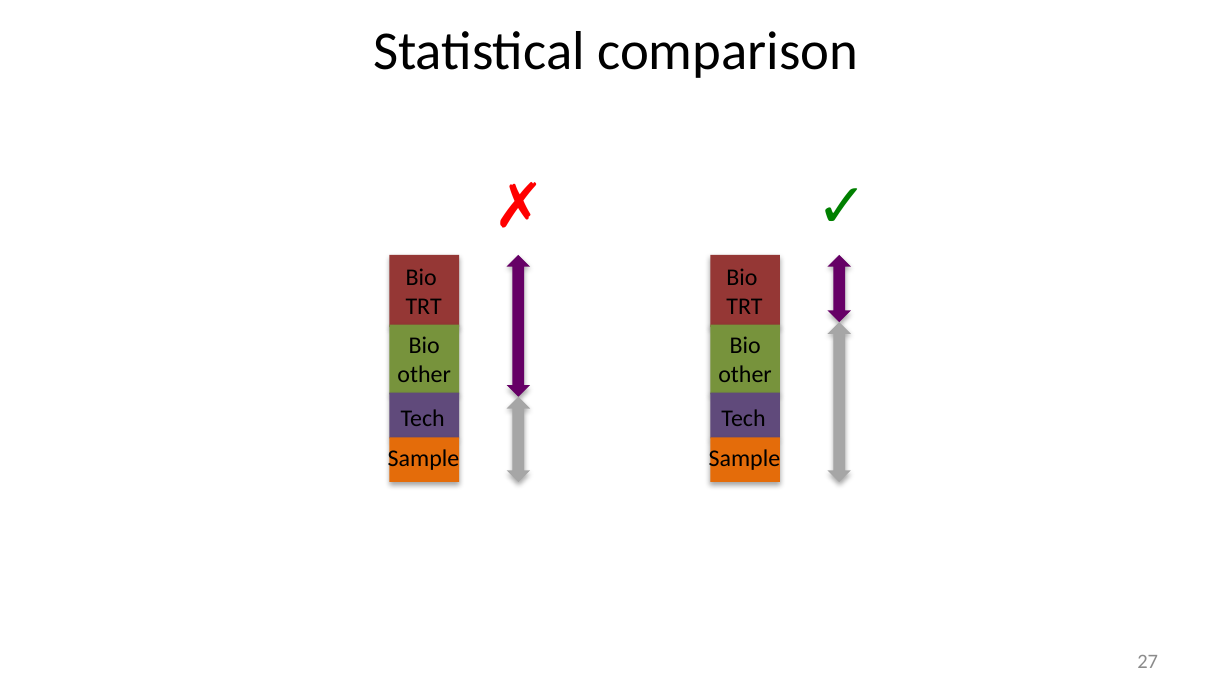
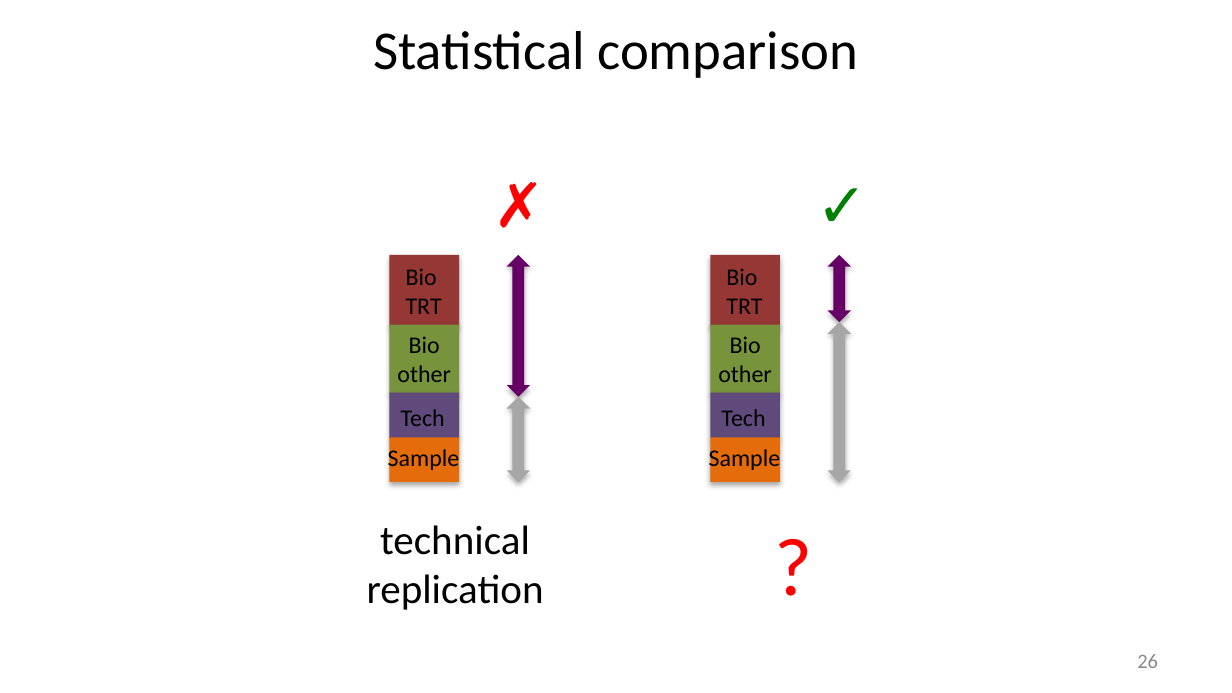
Before and after one commit to liu3zhenlab/teaching, a slide deck: slide 26 of RNA-Seq-Workshop/2026/lectures/IGF26_RNA-seq.pptx (slide 27 before the commit). Drawn at 1232x693 pixels with LibreOffice and Linux fonts; fonts in the diff are those of the drawing. Boxes give left, top, right and bottom in pixels: in the first picture for what was removed or moved away, otherwise in the second. Text is boxed around its words. In the diff, an @@ line names an element or a change of style, - is before the commit and + after.

```diff
--- a/RNA-Seq-Workshop/2026/lectures/IGF26_RNA-seq.pptx
+++ b/RNA-Seq-Workshop/2026/lectures/IGF26_RNA-seq.pptx
@@ text added at [763, 508, 825, 620], 48 pt, text #FF0000 @@
+?
@@ text added at [367, 525, 544, 610], 24 pt, text #000000 @@
+technical
+replication
@@ page number at [1137, 654, 1158, 668]: text changed @@
-27
+26
```
Also in this commit, not shown: 17 other slides changed, 1 slide removed.
